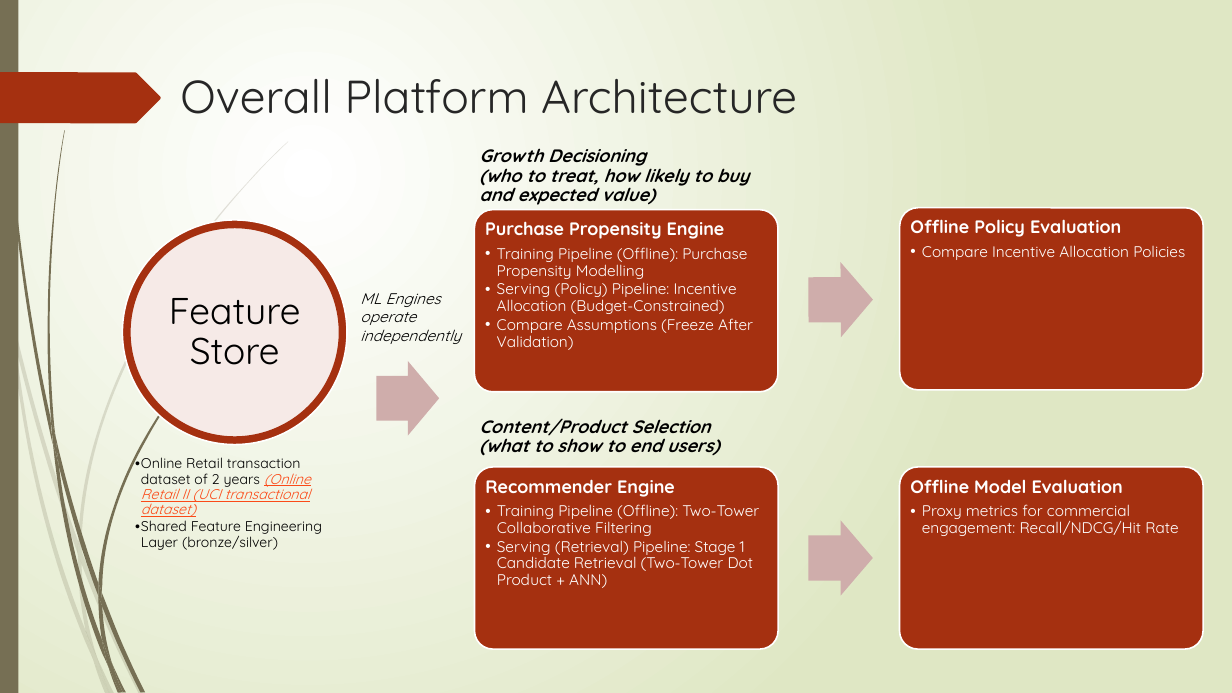
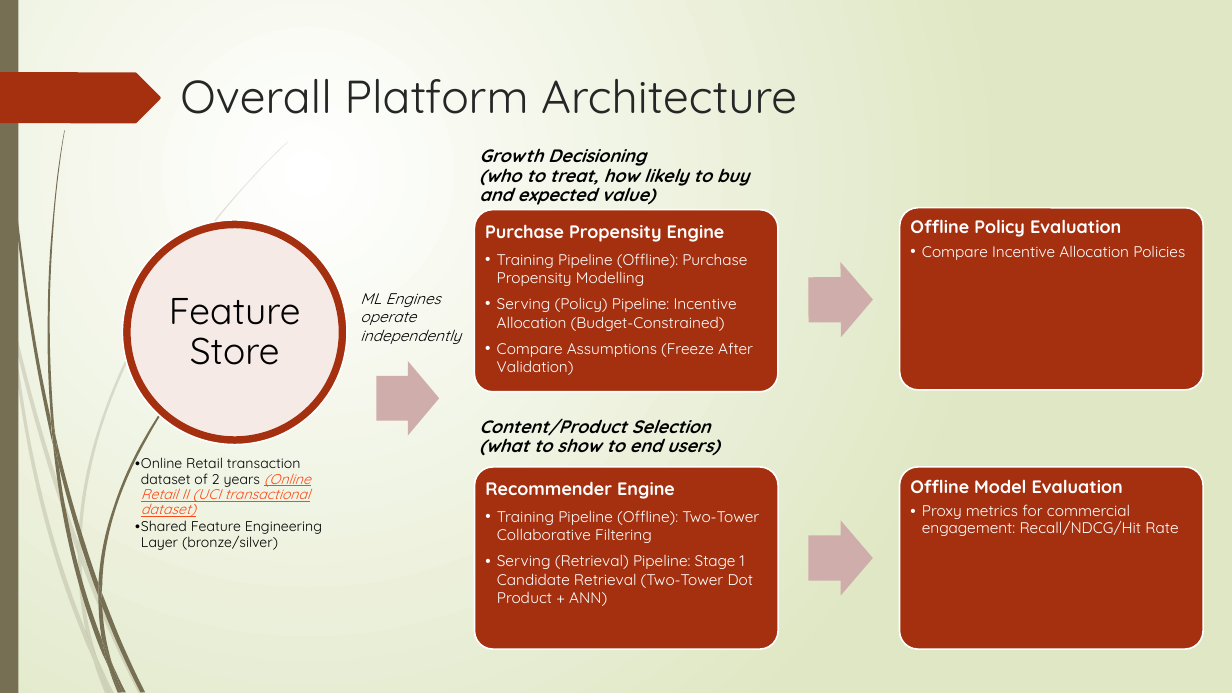
Before and after one commit to Phrey001/mle-marketplace-growth, a slide deck: slide 3 of docs/architecture.pptx (slide 2 before the commit). Drawn at 1232x693 pixels with LibreOffice and Linux fonts; fonts in the diff are those of the drawing. Boxes give left, top, right and bottom in pixels: in the first picture for what was removed or moved away, otherwise in the second. Text is boxed around its words. In the diff, an @@ line names an element or a change of style, - is before the commit and + after.

```diff
--- a/docs/architecture.pptx
+++ b/docs/architecture.pptx
@@ text "Purchase Propensity Engine" at box(485, 224, 753, 375): line spacing 0.9 to 1; more space between paragraphs @@
@@ text "Recommender Engine" at box(485, 481, 759, 606): line spacing 0.9 to 1; more space between paragraphs @@
```
Also in this commit, not shown: 2 other slides changed, 5 slides added, 3 slides removed, 36 other files.
